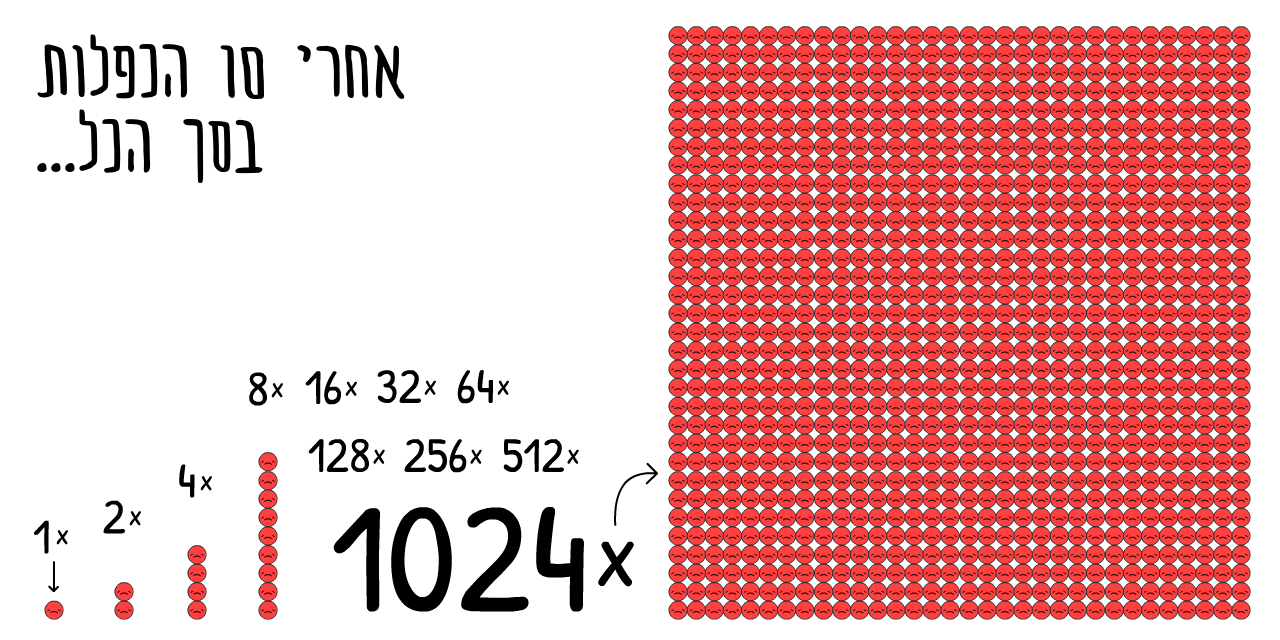
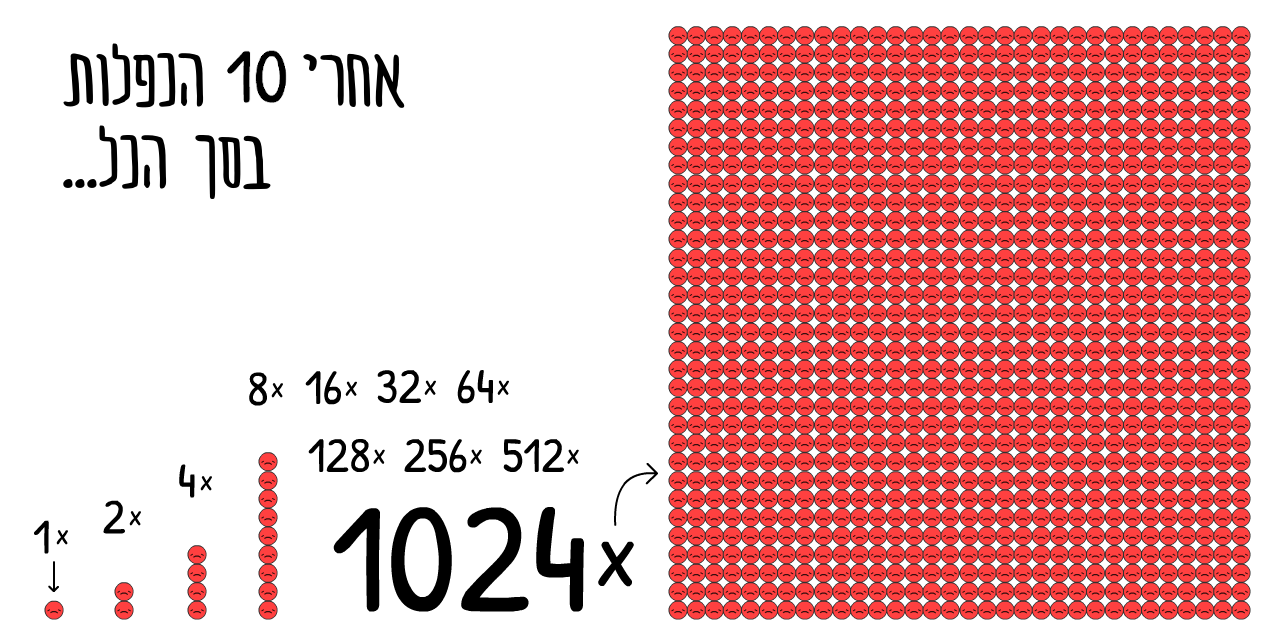
Comparing the layer stacks of the two w=1280, h=640 images. Changes:
added layer "Pasted Layer" above "אחרי 0 הכפלות בסך הכל..." over [220, 45, 287, 103]
renamed "אחרי 10 הכפלות בסך הכל..." to "אחרי 0 הכפלות בסך הכל...", painted on it over [37, 34, 405, 199]
